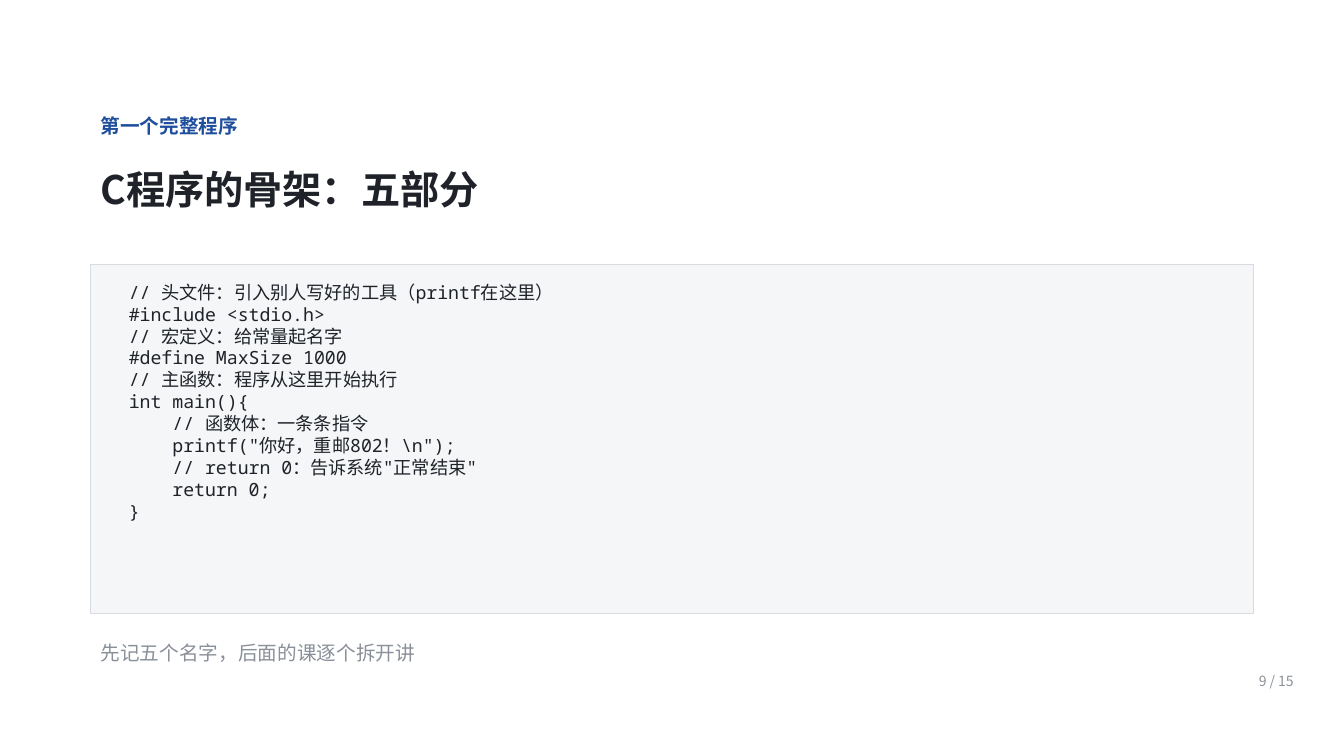
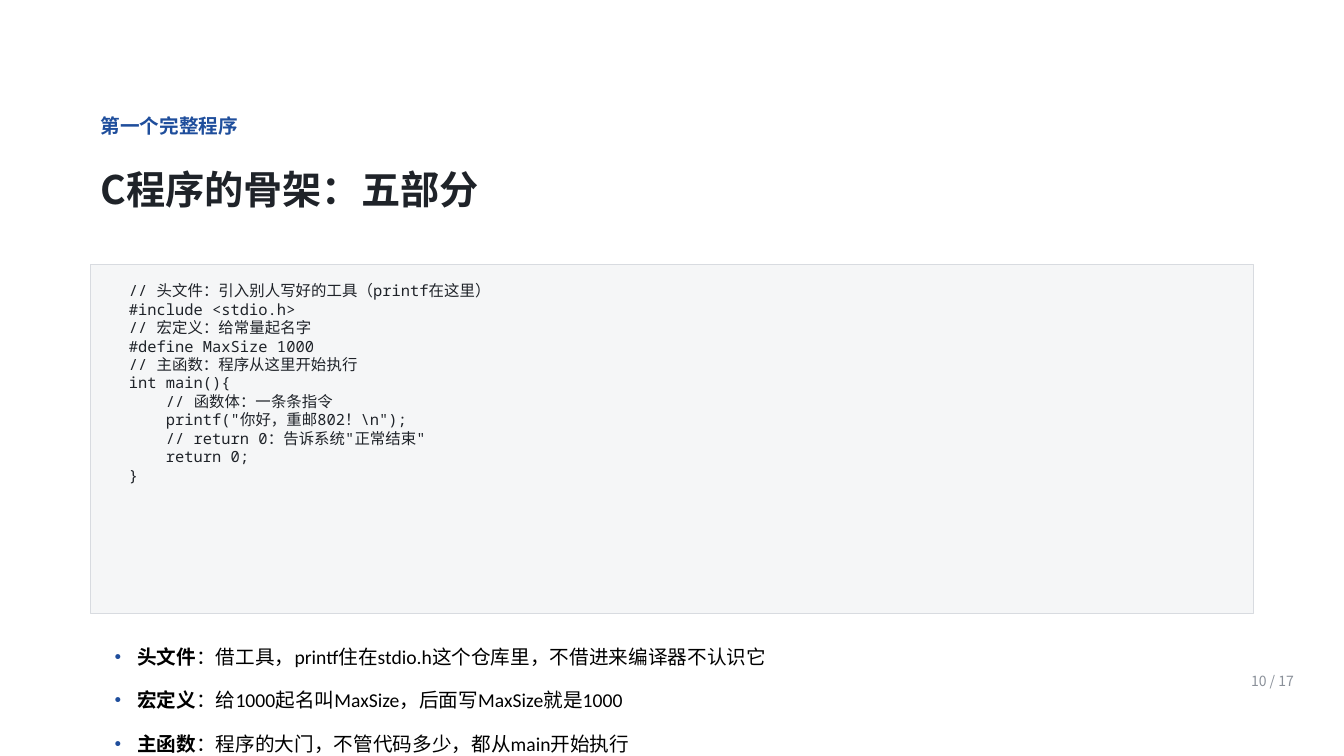
Before and after one commit to Ctrl1CandV/SpecialtyCourses, a slide deck: slide 10 of 课件/C1/C1-A-01/C1-A-01.pptx (slide 9 before the commit). Drawn at 1344x756 pixels with LibreOffice and Linux fonts; fonts in the diff are those of the drawing; background and template pictures are left out. Boxes give left, top, right and bottom in pixels: in the first picture for what was removed or moved away, otherwise in the second. Text is boxed around its words. In the diff, an @@ line names an element or a change of style, - is before the commit and + after.

```diff
--- a/课件/C1/C1-A-01/C1-A-01.pptx
+++ b/课件/C1/C1-A-01/C1-A-01.pptx
@@ text "// 头文件：引入别人写好的工具（printf在这里） #include <stdio.h> // ..." at (129, 283, 491, 464): size 13 to 11 pt @@
@@ text at (137, 647, 766, 667): text changed; font Noto Sans CJK SC to Calibri; text colour #8A9099 to #000000 @@
-先记五个名字，后面的课逐个拆开讲
+• 头文件：借工具，printf住在stdio.h这个仓库里，不借进来编译器不认识它
@@ text at (1251, 675, 1294, 686): text changed @@
-9 / 15
+10 / 17
@@ text added at (137, 690, 622, 709), 14 pt, text #000000 @@
+• 宏定义：给1000起名叫MaxSize，后面写MaxSize就是1000
@@ text added at (137, 734, 629, 753), 14 pt, text #000000 @@
+• 主函数：程序的大门，不管代码多少，都从main开始执行
```
Also in this commit, not shown: 13 other slides changed, 3 slides added, 1 slide removed, 35 other files.
